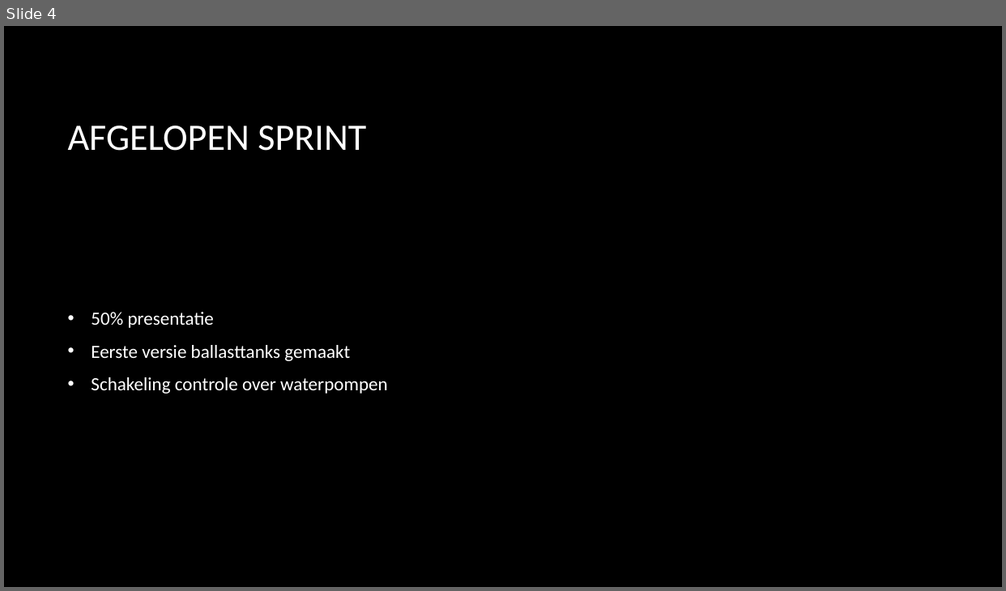
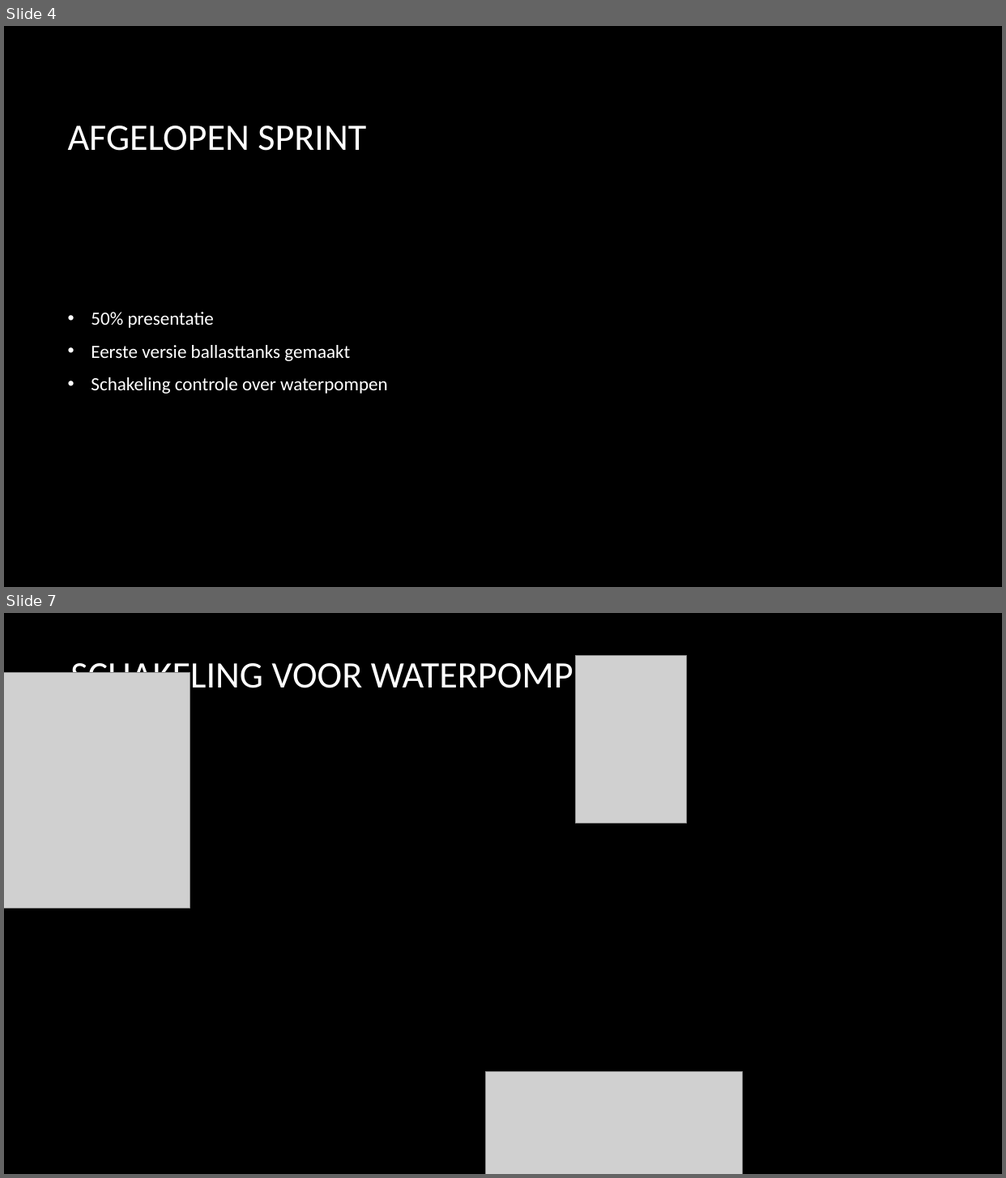
Before and after one commit to Matthijs-Hart/Project-5-6---Floating-Farm, a slide deck: Presentaties/Sprint 4.pptx. Shown one above the other, each under a label of ours: slide 4 before the commit, slides 4 and 7 after it; the slides between them are not shown. The pictures are 1006x591 and 1006x1178 pixels, drawn with LibreOffice and Linux fonts; fonts in the diff are those of the drawing; grey boxes stand for pictures; background and template pictures are left out. Boxes give left, top, right and bottom in pixels: in the first picture for what was removed or moved away, otherwise in the second. Text is boxed around its words. In the diff, an @@ line names an element or a change of style, - is before the commit and + after.

```diff
--- a/Presentaties/Sprint 4.pptx
+++ b/Presentaties/Sprint 4.pptx
@@ slide 7 added at box(4, 613, 1002, 1174), background picture (left out) @@
@@ title added at box(70, 656, 616, 696), 36 pt, text #FFFFFF @@
+SCHAKELING VOOR WATERPOMPEN
@@ picture added at box(576, 655, 687, 824) @@
@@ picture added at box(4, 673, 189, 909) @@
@@ picture added at box(485, 1072, 742, 1174) @@
```
Also in this commit, not shown: 2 slides changed.
